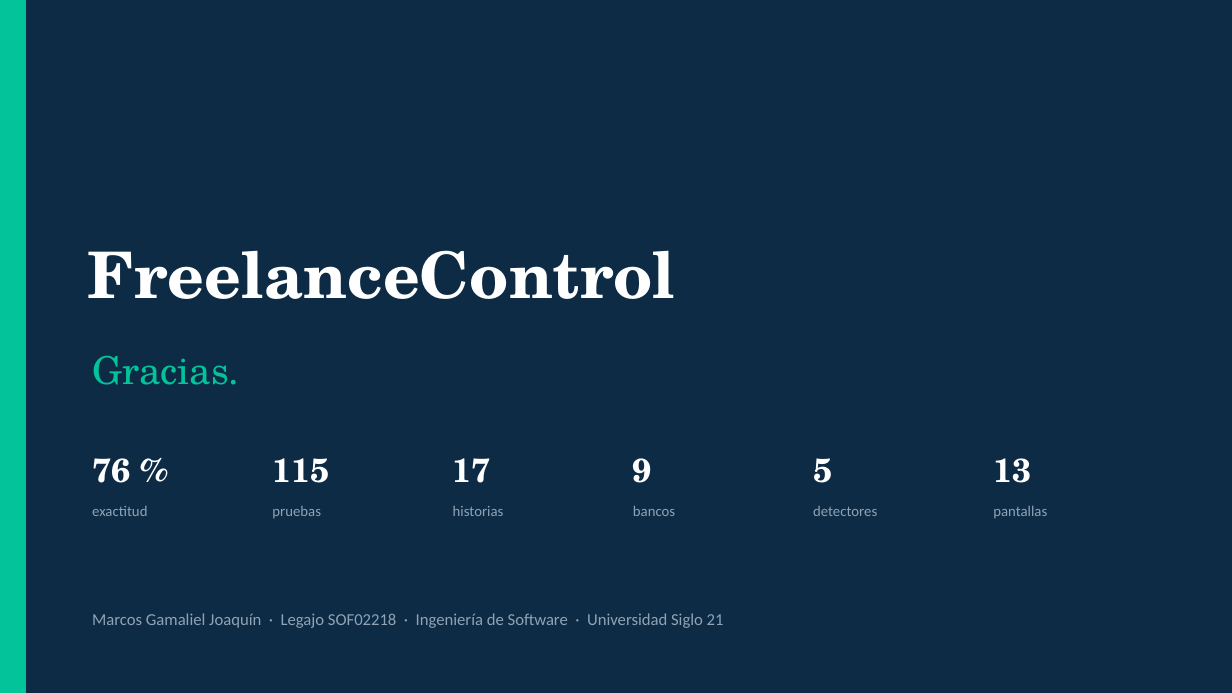
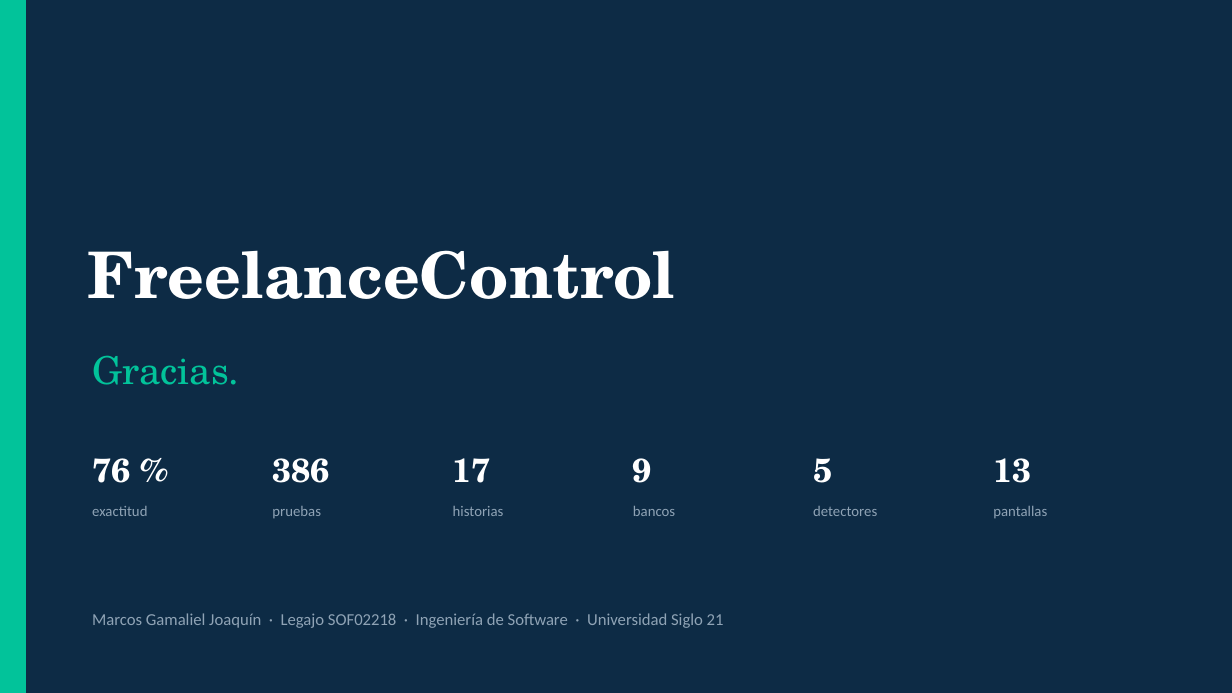
Before and after one commit to marcosjoaquin19/tfg-gestion-financiera-freelancers, a slide deck: slide 27 of defensa_final/slides/FreelanceControl_Defensa_Final.pptx. Drawn at 1232x693 pixels with LibreOffice and Linux fonts; fonts in the diff are those of the drawing. Boxes give left, top, right and bottom in pixels: in the first picture for what was removed or moved away, otherwise in the second. Text is boxed around its words. In the diff, an @@ line names an element or a change of style, - is before the commit and + after.

```diff
--- a/defensa_final/slides/FreelanceControl_Defensa_Final.pptx
+++ b/defensa_final/slides/FreelanceControl_Defensa_Final.pptx
@@ text at (272, 458, 329, 483): text changed @@
-115
+386
```
Also in this commit, not shown: 9 other slides changed, 3 other files.
